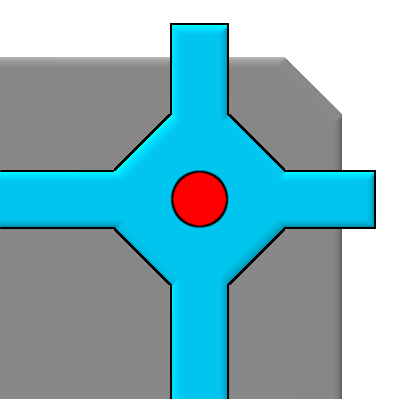
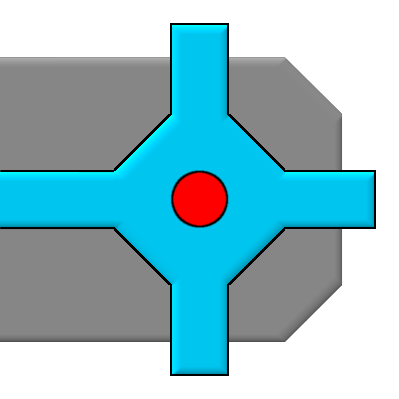
Layered file, before and after one edit (399px x 399px). Changes by layer:
hid "Plasma-Bottom-Long" over 169, 285, 230, 399
added layer "Tile 1 E" in group "Spaceship-Forms" over 0, 57, 343, 342
hid "Tile 5" over 0, 57, 342, 399
